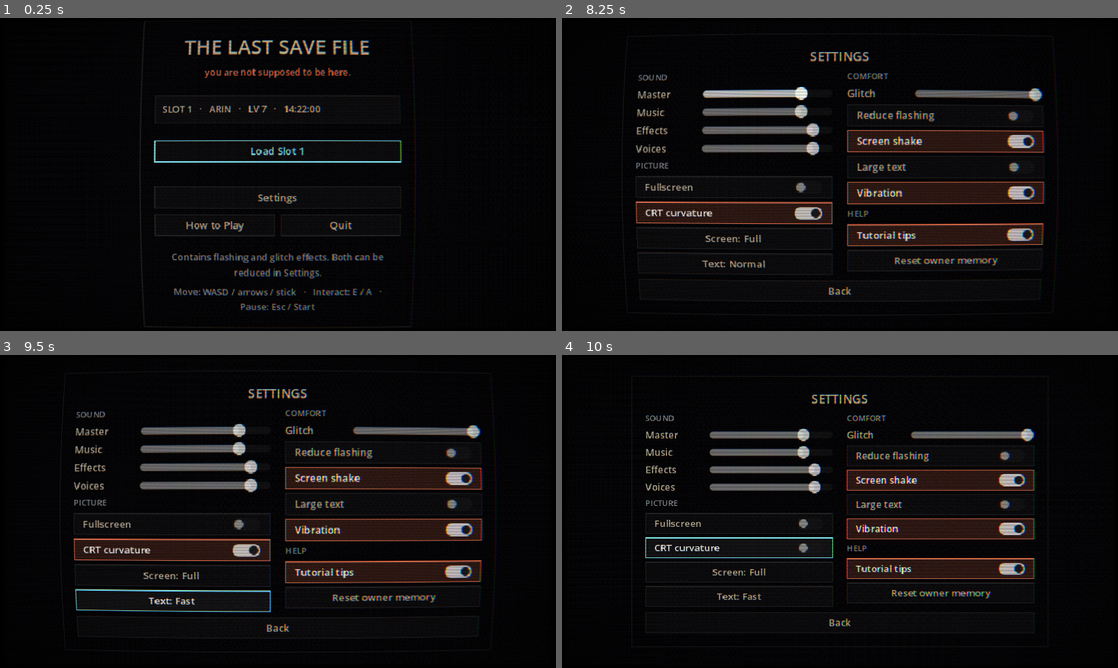
Above: before the commit, frames 1-4 (two rows, left to right).
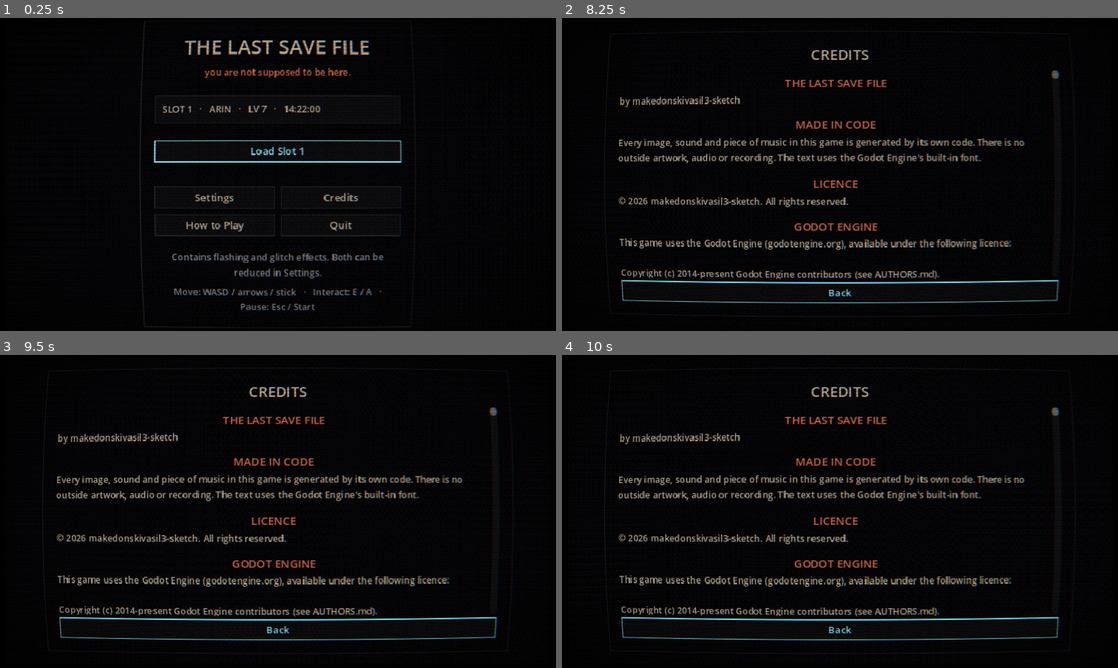
Above: after the commit, the same moments.

Repository: makedonskivasil3-sketch/The-Last-Save-File
Game: Godot game, scene res://scenes/title.tscn
The game is run twice, just before and just after one commit, with the same random seed, the same clock (stepped at 60 frames per second) and the same inputs.
Inputs (mouse positions are in pixels of both pictures, inside the frame that each line leads up to):
- Up to frame 1 (0.25 s): no input
- Up to frame 2 (8.25 s): click "Settings" at 0.5 s; click "Reset owner memory" at 1.25 s; click "Forget everything? Press again" at 2 s; click "Back" at 2.75 s; click "How to Play" at 3.5 s; move the mouse to (962, 158) at 4.27 s; hold D (move_right) 4.28-5 s; hold E (interact) 4.28-5 s; click (962, 158) at 4.42 s; drag from (728, 190) to (812, 237) at 5.02 s; move the mouse to (895, 105) at 5.77 s; hold D (move_right) 5.78-6.5 s; hold E (interact) 5.78-6.5 s; drag from (812, 237) to (673, 127) at 6.52 s; move the mouse to (1006, 221) at 7.27 s; hold A (move_left) 7.28-8 s; hold E (interact) 7.28-8 s; tap Escape (pause) at 7.9 s; click (901, 196) at 8 s, where only the run after the commit has a clickable "Credits"
- Up to frame 3 (9.5 s): click (177, 596) at 8.75 s, where only the run before the commit has a clickable "Text: Normal"
- Up to frame 4 (10 s): click (739, 549) at 9.5 s, where only the run before the commit has a clickable "CRT curvature"

The runs differ from the first frame. In frame 1, 0.4% of the frame differs, in the area x 35-65%, y 53-61%; in frame 2, 22%; in frame 3, 22%, in the area x 10-90%, y 10-92%; in frame 4, 19%.

Commit message:
Author decisions, licence and credits, playtest log, real-browser checks
Narrative (decided by the author): Slot 2 is the deleted slot's ghost
kept with the cut content; the message came months after the move and
the owner deleted Slot 2 that same night; Rue says both lines of
Fragment 1. Lines updated in story.gd, archive.gd, STORY_SCRIPT;
tests/test_canon.gd keeps them from drifting.

Licence: all rights reserved (LICENSE). Title > Credits shows the game's
licence plus Godot's MIT licence and all third-party notices, read from
the engine at runtime.

Playtests: dev-only PlaytestLog (?playtest=1 / --playtest) timestamps
the session-sheet moments; Pause > Playtest log with a copy button.

Web: tests/web/web_check.cjs (Playwright) verified the save reaches
IndexedDB and that closing the tab mid-run counts as a quit. Author's
rule: keep counting it, but warn - the browser now asks "Leave site?"
during a run (verified), and How to Play says so.

240/240 tests, 4/4 bot endings.

Co-Authored-By: Claude Opus 5.5 <noreply@anthropic.com>
Claude-Session: https://claude.ai/code/session_01SRRn3kLdYJgU2zsAFTY9Cn

Diff:
--- a/scripts/autoload/owner_memory.gd
+++ b/scripts/autoload/owner_memory.gd
@@ -149,6 +149,7 @@
 	session_spots.clear()
 	_session_closed = false
 	save_memory()
+	_leave_guard(true)
 	return previous
 
 
@@ -249,6 +250,7 @@
 
 ## Debug / "new game": forget everything the owner learned.
 func wipe() -> void:
+	_leave_guard(false)
 	sessions = 0
 	deaths = 0
 	quits = 0
@@ -493,6 +495,25 @@
 	last_exit = how
 	_session_closed = true
 	save_memory()
+	_leave_guard(false)
+
+
+## Web: closing the tab mid-run counts as quitting (the next visit finds the
+## session still "active"), so while a run is open the browser asks first
+## ("Leave site?"). The author's rule: count it, but warn. Desktop builds get
+## a close request instead (record_quit), so this is web-only.
+static func _leave_guard(on: bool) -> void:
+	if not OS.has_feature("web"):
+		return
+	JavaScriptBridge.eval("""
+		if (!window.__tlsfGuard) {
+			window.__tlsfGuard = true;
+			window.addEventListener('beforeunload', function (e) {
+				if (window.__tlsfRunning) { e.preventDefault(); e.returnValue = ''; }
+			});
+		}
+		window.__tlsfRunning = %s;
+	""" % ("true" if on else "false"), true)
 
 
 func _register_input() -> void:
--- /dev/null
+++ b/scripts/autoload/playtest_log.gd
@@ -0,0 +1,57 @@
+class_name PlaytestLog
+## Development-only progression log for observed playtests
+## (docs/PLAYTEST_PLAN.md): a timestamp for each moment on the session sheet
+## (first movement, leaving the room, first glitch, deaths, memories, the
+## pointer, the Edge, endings, quits, owner thresholds).
+##
+## Off unless asked for: the web build with ?playtest=1 in the address, or a
+## desktop build started with `-- --playtest`. Lines go to the pause menu's
+## "Playtest log" page, the browser console / stdout, and
+## user://playtest_log.txt. Nothing is ever sent anywhere.
+
+const PATH := "user://playtest_log.txt"
+
+static var lines: Array[String] = []
+static var _on := -1
+static var _start_ms := -1
+static var _once: Dictionary = {}
+
+
+static func enabled() -> bool:
+	if _on == -1:
+		var on := "--playtest" in OS.get_cmdline_user_args()
+		if not on and OS.has_feature("web"):
+			on = str(JavaScriptBridge.eval("window.location.search", true)).contains("playtest")
+		_on = 1 if on else 0
+	return _on == 1
+
+
+## Record a moment. once: only the first time this event happens (this launch).
+static func mark(event: String, detail := "", once := false) -> void:
+	if not enabled():
+		return
+	if once:
+		if _once.has(event):
+			return
+		_once[event] = true
+	if _start_ms < 0:
+		_start_ms = Time.get_ticks_msec()
+	var s := (Time.get_ticks_msec() - _start_ms) / 1000
+	var line := "%02d:%02d  %s%s" % [s / 60, s % 60, event, ("  ·  " + detail) if detail != "" else ""]
+	lines.append(line)
+	if lines.size() > 400:
+		lines.pop_front()
+	print("PLAYTEST ", line)
+	var f := FileAccess.open(PATH, FileAccess.READ_WRITE if FileAccess.file_exists(PATH) else FileAccess.WRITE)
+	if f:
+		f.seek_end()
+		f.store_line(line)
+		f.close()
+
+
+## For tests.
+static func reset(on: bool) -> void:
+	_on = 1 if on else 0
+	_start_ms = -1
+	_once.clear()
+	lines.clear()
--- a/scripts/owner/owner_director.gd
+++ b/scripts/owner/owner_director.gd
@@ -190,6 +190,7 @@
 		if awareness < t or _fired.has(t):
 			continue
 		_fired[t] = true
+		PlaytestLog.mark("owner threshold", ["NOTICE", "SUSPECT", "CONTAIN", "SILENCE", "HUNT", "PURGE"][THRESHOLDS.find(t)])
 		_owner_line(t)
 		_world.fx.threshold_pulse(t / 100.0)
 		# A stinger that hits harder the closer the owner gets.
--- a/scripts/player/glitch_controller.gd
+++ b/scripts/player/glitch_controller.gd
@@ -223,6 +223,8 @@
 # --- firing --------------------------------------------------------------------------
 
 func _fire(t: Dictionary) -> void:
+	PlaytestLog.mark("glitch", str(t.id))
+	PlaytestLog.mark("FIRST GLITCH", str(t.id), true)
 	var id: String = t.id
 	var node: Variant = t.get("node")
 	var pos: Vector2 = t.pos
--- a/scripts/story/story.gd
+++ b/scripts/story/story.gd
@@ -92,7 +92,7 @@
 		"lines": [
 			"a second controller, the cable taped where the dog chewed it.",
 			"two people on one couch. one screen. one save. crisps in the cushions.",
-			"\"you be arin,\" they said. \"i'll make my own.\"",
+			"\"you be arin,\" i said. \"i'll make my own.\"",
 			"[the rest of the evening is too bright to look at]",
 		],
 		"after": "i was here before. not in this room. in front of it.",
@@ -163,7 +163,7 @@
 
 ## The final confrontation: the owner sees Slot 2 for the first time.
 const FINAL_FIGHT := {
-	"notice": "> what's that. what is SLOT 2. that's not yours.",
+	"notice": "> what's that. SLOT 2? i deleted that.",
 	"grab": "> mine.",
 	"dropped": "> let GO of it—",
 	"placed": "> there. come and get it.",
@@ -177,9 +177,9 @@
 	"there's something in arin's room again. i'm not imagining it.",
 	"we used to play this on the couch at mum's. two controllers. i don't know why i'm writing that down.",
 	"she moved in the summer. said she'd visit every weekend. she came twice.",
-	"i kept her save for two years. i'd walk arin past the spot where her character used to stand.",
+	"i kept her save for months. i'd walk arin past the spot where her character used to stand.",
 	"the night i deleted slot 2 i told myself it was for space. the card wasn't even half full.",
-	"she sent a message once. 'still have my save?' i didn't answer. i'd already deleted it. i couldn't say so.",
+	"she sent a message once. 'still have my save?' i started typing yes. that same night i deleted it instead, and never sent anything.",
 	"i didn't delete her because i hated her. i deleted her because the empty slot was easier than the waiting.",
 	"if that's you in there, i don't know what i want. i want you gone. i want you to stay.",
 ]
@@ -806,4 +806,4 @@
 		return "slot 2 was yours. it always was.\nyou remember your name now. RUE.\nsomewhere outside the screen, the owner is staring at a save they deleted years ago."
 	if found >= 3:
 		return "you wrote yourself into the last save file.\nyou almost remember whose it was.\n(memories recovered: %d of %d)" % [found, FRAGMENTS.size()]
-	return "you wrote yourself into the last save file.\nthe owner doesn't know this slot exists. not yet.\n(memories recovered: %d of %d)" % [found, FRAGMENTS.size()]
+	return "you wrote yourself into the last save file.\nthe owner doesn't know this slot survived. not yet.\n(memories recovered: %d of %d)" % [found, FRAGMENTS.size()]
--- /dev/null
+++ b/scripts/ui/credits_panel.gd
@@ -0,0 +1,79 @@
+class_name CreditsPanel
+extends VBoxContainer
+## The title screen's CREDITS: who made it, the licence, and the Godot
+## Engine's licence and third-party notices, read from the engine itself so
+## they always match the version in the build (required by Godot's MIT
+## licence and its components' licences).
+
+signal closed
+
+const AUTHOR := "makedonskivasil3-sketch"
+const YEAR := 2026
+
+var _back: Button
+var _scroll: ScrollContainer
+
+
+func _ready() -> void:
+	add_theme_constant_override("separation", 4)
+	UiStyle.heading(self, "CREDITS", UiStyle.TEXT, 16)
+	_scroll = ScrollContainer.new()
+	_scroll.custom_minimum_size = Vector2(0, 230)
+	_scroll.horizontal_scroll_mode = ScrollContainer.SCROLL_MODE_DISABLED
+	add_child(_scroll)
+	var body := VBoxContainer.new()
+	body.size_flags_horizontal = Control.SIZE_EXPAND_FILL
+	body.add_theme_constant_override("separation", 3)
+	_scroll.add_child(body)
+	for block in credits():
+		_section(body, block[0], block[1])
+	_back = UiStyle.button(self, "Back", func() -> void: closed.emit(), "ui_back")
+
+
+## [heading, text] blocks, in order: the game, then Godot and its components.
+static func credits() -> Array:
+	var out: Array = [
+		["THE LAST SAVE FILE", "by %s" % AUTHOR],
+		["MADE IN CODE", "Every image, sound and piece of music in this game is generated by its own code. There is no outside artwork, audio or recording. The text uses the Godot Engine's built-in font."],
+		["LICENCE", "© %d %s. All rights reserved." % [YEAR, AUTHOR]],
+		["GODOT ENGINE", "This game uses the Godot Engine (godotengine.org), available under the following licence:\n\n" + Engine.get_license_text()],
+	]
+	# Every third-party component compiled into the engine, and its licence.
+	var parts: Array[String] = []
+	for c in Engine.get_copyright_info():
+		for part in c.get("parts", []):
+			var who: String = "\n".join(PackedStringArray(part.get("copyright", [])))
+			parts.append("%s\n%s\nLicence: %s" % [c.get("name", ""), who, part.get("license", "")])
+	out.append(["THIRD-PARTY COMPONENTS IN GODOT", "\n\n".join(parts)])
+	var licences: Dictionary = Engine.get_license_info()
+	for name in licences:
+		out.append(["LICENCE: %s" % name, str(licences[name])])
+	return out
+
+
+func _section(parent: Control, title: String, text: String) -> void:
+	var gap := Control.new()
+	gap.custom_minimum_size.y = 4
+	parent.add_child(gap)
+	UiStyle.heading(parent, title, UiStyle.OWNER, 12)
+	var l := UiStyle.note(parent, text, UiStyle.TEXT)
+	l.horizontal_alignment = HORIZONTAL_ALIGNMENT_LEFT
+
+
+## Up/down (stick, d-pad or keys) scrolls: Back is the only button.
+func _process(delta: float) -> void:
+	if not is_visible_in_tree():
+		return
+	var dir := Input.get_axis("move_up", "move_down")
+	if absf(dir) > 0.2:
+		_scroll.scroll_vertical += int(dir * 420.0 * delta)
+
+
+func _unhandled_input(event: InputEvent) -> void:
+	if is_visible_in_tree() and (event.is_action_pressed("ui_cancel") or event.is_action_pressed("pause")):
+		get_viewport().set_input_as_handled()
+		closed.emit()
+
+
+func focus_first() -> void:
+	_back.grab_focus()
--- a/scripts/ui/how_to_play_panel.gd
+++ b/scripts/ui/how_to_play_panel.gd
@@ -12,7 +12,7 @@
 	["THE OWNER", "The bar at the top is how aware of you the owner is. It fills when Arin sees you, when you touch things you shouldn't, and every time you glitch. As it climbs, the owner locks doors, reloads saves, sends the cursor and the eraser."],
 	["HIDING", "Stay out of Arin's light cone. Some people will hide you if you stand right beside them, and closets work too. The owner slowly loses track, but never forgets what they've already done."],
 	["GLITCHES", "Hold interact on whatever's in the pink brackets to corrupt it: open a locked door, walk through a thin wall, freeze someone. Each glitch costs awareness. Memories you recover unlock more."],
-	["DYING", "If the owner catches you, the run ends. Next run, the world remembers: who helped you, how you died, what you found. Quitting counts too."],
+	["DYING", "If the owner catches you, the run ends. Next run, the world remembers: who helped you, how you died, what you found. Quitting counts too: in a browser, closing the tab mid-run is quitting (it asks first)."],
 	["PEOPLE", "Talk to everyone more than once. Some of them want something. Some of them want to come with you."],
 ]
 
--- a/scripts/ui/pause_menu.gd
+++ b/scripts/ui/pause_menu.gd
@@ -7,6 +7,10 @@
 ## A debug tool was picked (World.debug()).
 signal debug_requested(action: String)
 
+## The playtest log page (PlaytestLog, only with ?playtest=1 / --playtest).
+var _log_box: VBoxContainer
+var _log_text: Label
+var _log_back: Button
 var _root: Control
 var _main: VBoxContainer
 var _confirm: VBoxContainer
@@ -52,6 +56,8 @@
 	UiStyle.button(_main, "Map", _show_map)
 	_debug_button = UiStyle.button(_main, "Debug", func() -> void: _show_only(_debug_box); (_debug_box.get_child(1) as Button).grab_focus())
 	UiStyle.button(_main, "Settings", _show_settings)
+	if PlaytestLog.enabled():
+		UiStyle.button(_main, "Playtest log", _show_playtest_log)
 	UiStyle.button(_main, "Quit to title", _ask_quit.bind(true))
 	UiStyle.button(_main, "Quit game", _ask_quit.bind(false))
 
@@ -60,6 +66,17 @@
 	_confirm_label = UiStyle.note(_confirm, "", UiStyle.TEXT)
 	UiStyle.button(_confirm, "Stay", _show_main, "ui_back")
 	UiStyle.button(_confirm, "Quit anyway", _do_quit)
+
+	_log_box = UiStyle.centered_panel(_root, 460)
+	UiStyle.heading(_log_box, "PLAYTEST LOG", UiStyle.TEXT, 14)
+	var log_scroll := ScrollContainer.new()
+	log_scroll.custom_minimum_size = Vector2(440, 200)
+	_log_box.add_child(log_scroll)
+	_log_text = UiStyle.note(log_scroll, "", UiStyle.TEXT)
+	_log_text.horizontal_alignment = HORIZONTAL_ALIGNMENT_LEFT
+	_log_text.size_flags_horizontal = Control.SIZE_EXPAND_FILL
+	UiStyle.button(_log_box, "Copy to clipboard", func() -> void: DisplayServer.clipboard_set("\n".join(PlaytestLog.lines)))
+	_log_back = UiStyle.button(_log_box, "Back", _show_main, "ui_back")
 
 	_map_box = UiStyle.centered_panel(_root, 420)
 	UiStyle.heading(_map_box, "MAP", UiStyle.TEXT, 14)
@@ -104,15 +121,21 @@
 		return  # the settings panel handles its own back
 	if event.is_action_pressed("pause") or event.is_action_pressed("ui_cancel"):
 		get_viewport().set_input_as_handled()
-		if _panel_of(_confirm).visible or _panel_of(_map_box).visible or _panel_of(_debug_box).visible:
+		if _panel_of(_confirm).visible or _panel_of(_map_box).visible or _panel_of(_debug_box).visible or _panel_of(_log_box).visible:
 			_show_main()
 		else:
 			close()
 
 
 func _show_only(box: VBoxContainer) -> void:
-	for b in [_main, _confirm, _settings_box, _map_box, _debug_box]:
+	for b in [_main, _confirm, _settings_box, _map_box, _debug_box, _log_box]:
 		_panel_of(b).visible = b == box
+
+
+func _show_playtest_log() -> void:
+	_log_text.text = "\n".join(PlaytestLog.lines) if not PlaytestLog.lines.is_empty() else "(nothing yet)"
+	_show_only(_log_box)
+	_log_back.grab_focus()
 
 
 func _show_main() -> void:
--- a/scripts/ui/title.gd
+++ b/scripts/ui/title.gd
@@ -13,6 +13,8 @@
 var _records: RecordsPanel
 var _help_box: VBoxContainer
 var _help: HowToPlayPanel
+var _credits_box: VBoxContainer
+var _credits: CreditsPanel
 var _load: Button
 var _rebuild_on_close := false
 var _music: AudioStreamPlayer
@@ -64,6 +66,7 @@
 	if OwnerMemory.sessions > 0:
 		UiStyle.button(row, "Records", _show_records).size_flags_horizontal = Control.SIZE_EXPAND_FILL
 	UiStyle.button(row, "Settings", _show_settings).size_flags_horizontal = Control.SIZE_EXPAND_FILL
+	UiStyle.button(row, "Credits", _show_credits).size_flags_horizontal = Control.SIZE_EXPAND_FILL
 	var row2 := HBoxContainer.new()
 	row2.add_theme_constant_override("separation", 6)
 	_menu.add_child(row2)
@@ -94,6 +97,11 @@
 	_help = HowToPlayPanel.new()
 	_help.closed.connect(_show_menu)
 	_help_box.add_child(_help)
+
+	_credits_box = UiStyle.centered_panel(self, 520)
+	_credits = CreditsPanel.new()
+	_credits.closed.connect(_show_menu)
+	_credits_box.add_child(_credits)
 
 	_show_menu()
 
@@ -219,6 +227,7 @@
 	_panel_of(_settings_box).visible = false
 	_panel_of(_records_box).visible = false
 	_panel_of(_help_box).visible = false
+	_panel_of(_credits_box).visible = false
 	_load.grab_focus()
 
 
@@ -226,6 +235,12 @@
 	_panel_of(_menu).visible = false
 	_panel_of(_records_box).visible = true
 	_records.focus_first()
+
+
+func _show_credits() -> void:
+	_panel_of(_menu).visible = false
+	_panel_of(_credits_box).visible = true
+	_credits.focus_first()
 
 
 func _show_help() -> void:
--- a/scripts/world/areas/archive.gd
+++ b/scripts/world/areas/archive.gd
@@ -92,6 +92,7 @@
 			"The hand can't select what Wren stands beside. Don't ask me why. I wasn't finished either.",
 		]
 	world.flags["pointer"] = true
+	PlaytestLog.mark("got the pointer (north road open)", "", true)
 	world.hud.say("RECEIVED: slot_2.ptr", "system")
 	if not OwnerMemory.met_archivist:
 		OwnerMemory.met_archivist = true
@@ -101,7 +102,7 @@
 			"I'm the Archivist. I was cut from this game before it shipped. The owner has never seen me.",
 			"Which means they can't delete me. Lucky me. Lucky you, maybe.",
 			"You want out. Everything in here wants out, but you're the only one who can actually leave.",
-			"There's a slot the owner never used. Slot 2. The last save file. It's empty.",
+			"There's a slot the owner thinks is gone. Slot 2. They deleted it, but what was left washed up past the edge, with the rest of the cut things. It's empty.",
 			"Here. A pointer to it. It'll open the north road. The world isn't loaded up there, so the owner reaches in by hand.",
 			"Reach Slot 2 and you can write yourself into it.",
 		]
@@ -151,7 +152,7 @@
 		extra.append("ADDED: wren.npc. Note, in pencil: 'she saw the Edge. she's ours now. they can't delete what was cut.'")
 	return extra + [
 		"CUT: archivist.npc. Note: 'talks too much, breaks the mood'.",
-		"CUT: save slot 2. Note: 'one slot is enough, players never use the second one'.",
+		"FILED: save slot 2. Note: 'deleted by the player, not by us. we kept the shape of it out past the north road.'",
 		"CUT: the north road and everything past it. Note: 'nobody walks that far'.",
 		"Someone has written underneath, in pencil: everything cut is still here. Just not drawn.",
 	]
@@ -165,7 +166,7 @@
 		"The owner has %d hours in this save. They won't start a new one." % 14,
 		"They'd rather delete everything around Arin than lose Arin.",
 		"They play at night, mostly. They talk to the screen when they think nobody hears.",
-		"They don't know there's a second slot. If they find out, they'll delete that too.",
+		"They think the second slot is gone. If they find out it isn't, they'll delete it again.",
 	]
 
 
--- a/scripts/world/areas/the_edge.gd
+++ b/scripts/world/areas/the_edge.gd
@@ -101,7 +101,8 @@
 
 func catch_up() -> void:
 	# The owner is already unloading this place under you.
-	# The owner doesn't know Slot 2 exists, so the eraser never touches it.
+	# The owner thinks Slot 2 is gone (it's the deleted slot's ghost, kept
+	# with the cut content), so the eraser never touches it.
 	erasure.protect(Rect2(SLOT_POS - Vector2(14, 14), Vector2(28, 28)))
 	erasure.mature_time = MATURE_TIME
 	erasure.hunt_chance = HUNT_CHANCE
--- a/scripts/world/world.gd
+++ b/scripts/world/world.gd
@@ -109,6 +109,7 @@
 ## Waking up: the very first time, the save boots and flags you; every time,
 ## you assemble out of pixels before the owner starts watching.
 func _begin_session(previous: String) -> void:
+	PlaytestLog.mark("session %d started" % OwnerMemory.sessions, "purge %d/%d, last exit: %s" % [OwnerMemory.purge, OwnerMemory.MAX_PURGE, previous])
 	_cutscene = true
 	player.frozen = true
 	if OwnerMemory.sessions == 1 and previous == "none":
@@ -150,6 +151,7 @@
 
 ## Touching a memory fragment: the world stops while you remember.
 func recover_fragment(m: MemoryFragment) -> void:
+	PlaytestLog.mark("memory touched", m.fragment_id + (" (the planted one)" if m.planted else ""))
 	if ending != "" or _cutscene or _transitioning:
 		return
 	var planted := m.fragment_id == Story.FALSE_FRAGMENT.id
@@ -235,6 +237,8 @@
 		if node is Npc:
 			node.talking = node == _talking_to and hud.is_dialogue_open()
 	player.instability = director.awareness / 100.0
+	if player.velocity.length() > 1.0:
+		PlaytestLog.mark("first movement", "", true)
 	var cursor: Variant = area.get("cursor")
 	var watcher: Variant = area.get("arin")
 	player.set_targeted((cursor is OwnerCursor and cursor.is_selecting()) or (watcher is OwnerAvatar and watcher.is_seeing()))
@@ -315,6 +319,9 @@
 		return
 	# Decided before _load_area, which marks the area visited.
 	var first := not _visited.has(id)
+	PlaytestLog.mark("entered %s" % id, "first time" if first else "")
+	if id != "room":
+		PlaytestLog.mark("FIRST TIME OUT OF ARIN'S ROOM", "into %s" % id, true)
 	_load_area(_make_area(id), arrival)
 	director.on_area_entered(area, first)
 	_visited[id] = true
@@ -908,6 +915,7 @@
 func kill(cause: String, reason := "") -> void:
 	if ending != "" or _transitioning:
 		return
+	PlaytestLog.mark("DIED", "%s (%s) in %s, awareness %d" % [reason, cause, area.area_id, int(director.awareness)])
 	ending = "death"
 	player.frozen = true
 	director.stop()
@@ -1017,6 +1025,7 @@
 ## An ending: "escape" (Rue takes Slot 2), "wren" (Wren gets it), or
 ## "message" (the slot goes back to the owner, with one of Story.MESSAGES).
 func win(chosen := "escape", message := 0) -> void:
+	PlaytestLog.mark("ENDING", chosen)
 	if ending != "":
 		return
 	# Taking the slot remembering everything is RUE.
@@ -1113,6 +1122,7 @@
 
 
 func _quit(to_title: bool = false) -> void:
+	PlaytestLog.mark("QUIT from the pause menu", "to title" if to_title else "closed the game")
 	ending = "quit"
 	player.frozen = true
 	director.stop()
--- /dev/null
+++ b/tests/test_canon.gd
@@ -0,0 +1,24 @@
+extends "res://tests/test_case.gd"
+## The author's decisions (docs/NARRATIVE_DECISIONS.md, 2026-10-16) stay
+## decided: these lines must not drift back into contradiction.
+
+
+func test_fragment_one_rue_makes_her_own() -> void:
+	var lines: Array = Story.fragment("controller").lines
+	check(lines.has("\"you be arin,\" i said. \"i'll make my own.\""), "Rue says both lines")
+
+
+func test_message_then_delete_the_same_night() -> void:
+	var notes := "\n".join(Story.OWNER_NOTES)
+	check(not notes.contains("two years"), "no 'two years'")
+	check(not notes.contains("already deleted"), "the message came before the deletion")
+	check(notes.contains("that same night i deleted it"), "deleted the night of the message")
+	check("\n".join(Story.fragment("delete").lines).contains("months later"), "the message came months after the move")
+
+
+func test_slot_two_is_the_deleted_slots_ghost() -> void:
+	check(Story.FINAL_FIGHT.notice.contains("i deleted that"), "the owner recognises the slot they deleted")
+	check(Story.win_text(0).contains("survived"), "the escape: the owner doesn't know it survived")
+	var archive := FileAccess.get_file_as_string("res://scripts/world/areas/archive.gd")
+	check(archive.contains("the owner thinks is gone"), "the Archivist")
+	check(not archive.contains("never used"), "no 'never used' left")
--- /dev/null
+++ b/tests/test_playtest_log.gd
@@ -0,0 +1,30 @@
+extends "res://tests/test_case.gd"
+## The development-only playtest log (docs/PLAYTEST_PLAN.md).
+
+
+func after_each() -> void:
+	PlaytestLog.reset(false)
+	super()
+
+
+func test_off_unless_asked_for() -> void:
+	PlaytestLog.reset(false)
+	var w := await start_session()
+	await go_to(w, "square", "house")
+	check(PlaytestLog.lines.is_empty(), "nothing is recorded in a normal game")
+
+
+func test_records_the_session_sheet_moments() -> void:
+	PlaytestLog.reset(true)
+	var w := await start_session()
+	w.player.velocity = Vector2(50, 0)
+	await frames(2)
+	await go_to(w, "square", "house")
+	w.kill("selected", "cursor")
+	await frames(2)
+	var log := "\n".join(PlaytestLog.lines)
+	check(log.contains("session"), "the session start")
+	check(log.contains("first movement"), "first movement")
+	check(log.contains("FIRST TIME OUT OF ARIN'S ROOM"), "leaving the room")
+	check(log.contains("DIED") and log.contains("cursor"), "the death and its cause")
+	check(PlaytestLog.lines[0].begins_with("00:0"), "timestamped")
--- a/tests/test_polish.gd
+++ b/tests/test_polish.gd
@@ -63,3 +63,17 @@
 	var e := InputEventJoypadButton.new()
 	e.button_index = JOY_BUTTON_B
 	return e
+
+
+func test_credits_carry_the_licences() -> void:
+	tree.change_scene_to_file("res://scenes/title.tscn")
+	await frames(5)
+	var title := scene()
+	title._show_credits()
+	await frames(2)
+	var text := "\n".join(CreditsPanel.credits().map(func(b: Array) -> String: return "%s\n%s" % [b[0], b[1]]))
+	check(text.contains("All rights reserved"), "the game's licence")
+	check(text.contains(Engine.get_license_text().substr(0, 60)), "Godot's MIT licence, from the engine")
+	check(text.contains("FreeType"), "and its third-party components (FreeType renders the text)")
+	await press("ui_cancel")
+	check(title._panel_of(title._menu).visible, "back to the menu")
Not shown, changed: docs/EXPERIENCE_POLISH_BASELINE.md
Not shown, changed: docs/NARRATIVE_BIBLE.md
Not shown, changed: docs/NARRATIVE_DECISIONS.md
Not shown, changed: docs/PLAYTEST_PLAN.md
Not shown, changed: docs/PLAYTEST_RESULTS.md
Not shown, changed: docs/RELEASE_READINESS.md
Not shown, changed: docs/STORY_SCRIPT.md
